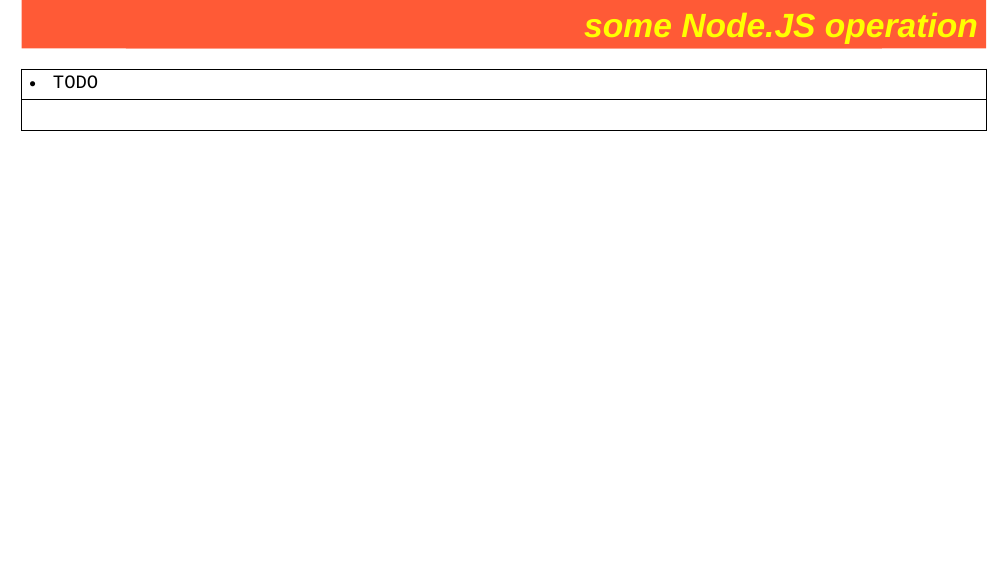
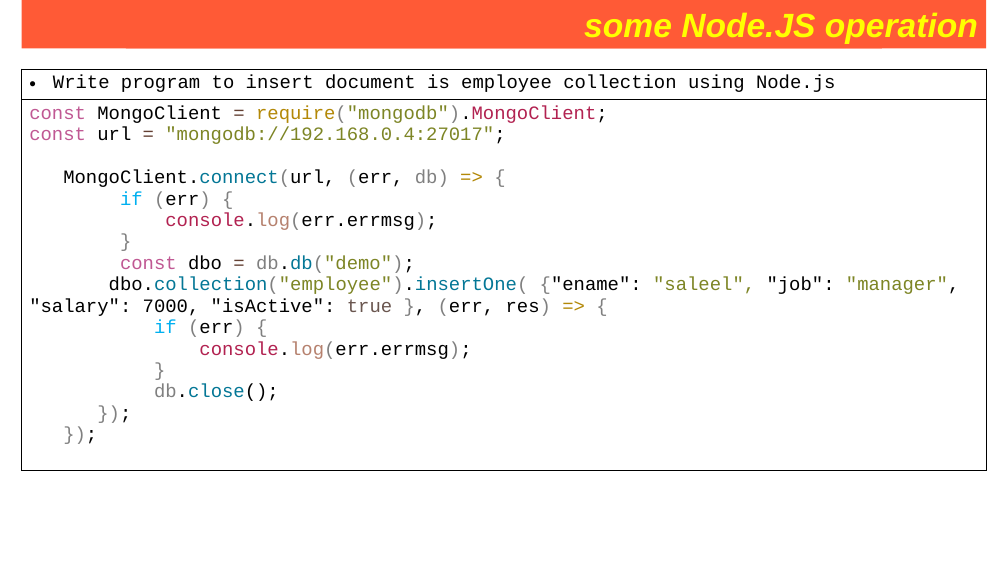
Before and after one commit to Saleel-Bagde/PPT-s, a slide deck: slide 251 of MongoDB PPT.pptx. Drawn at 1008x567 pixels with LibreOffice and Linux fonts; fonts in the diff are those of the drawing. Boxes give left, top, right and bottom in pixels: in the first picture for what was removed or moved away, otherwise in the second. Text is boxed around its words. In the diff, an @@ line names an element or a change of style, - is before the commit and + after.

```diff
--- a/MongoDB PPT.pptx
+++ b/MongoDB PPT.pptx
@@ table removed at (x1=22, y1=70, x2=987, y2=131), 2 rows, 1 columns @@
-TODO
-
@@ table added at (x1=22, y1=70, x2=987, y2=471), 2 rows, 1 columns @@
+Write program to insert document is employee collection using Node.js
+const MongoClient = require("mongodb").MongoClient; / const url = "mongodb://192.168.0.4:27017"; / MongoClient.connect(url, (err, db) => { / if (err) { / console.log(err.errmsg); / } / const dbo = db.db("demo"); / dbo.collection("employee").insertOne( {"ename": "saleel", "job": "manager", "salary": 7000, "isActive": true }, (err, res) => { / if (err) { / console.log(err.errmsg); / } / db.close(); / }); / });
```
Also in this commit, not shown: 1 other slide changed.
